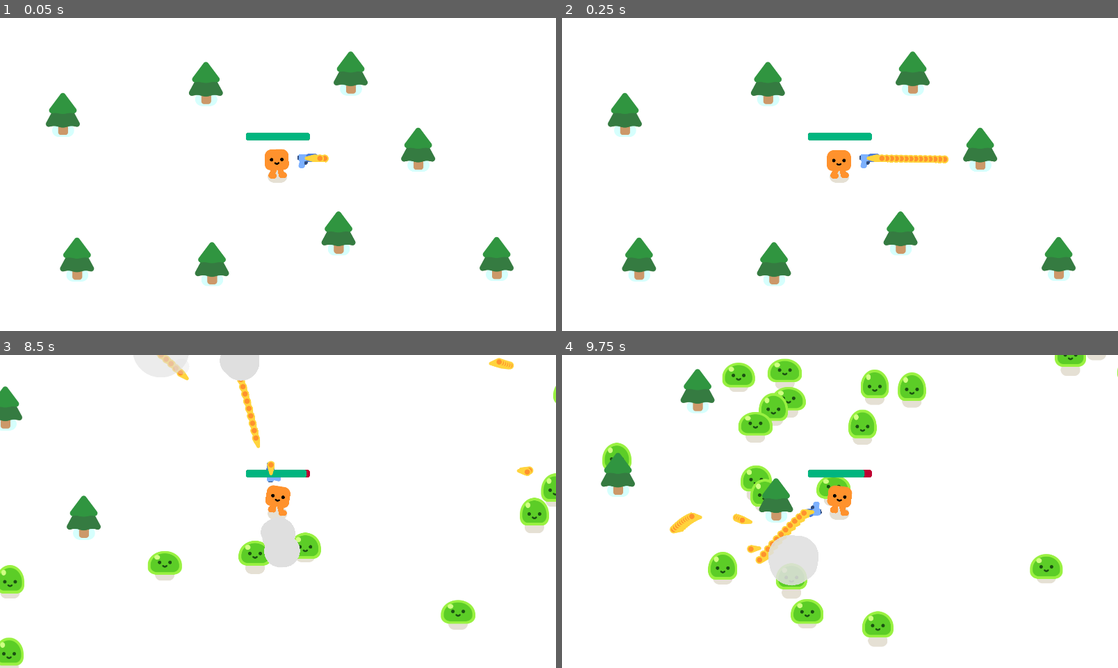
Above: before the commit, frames 1-4 (two rows, left to right).
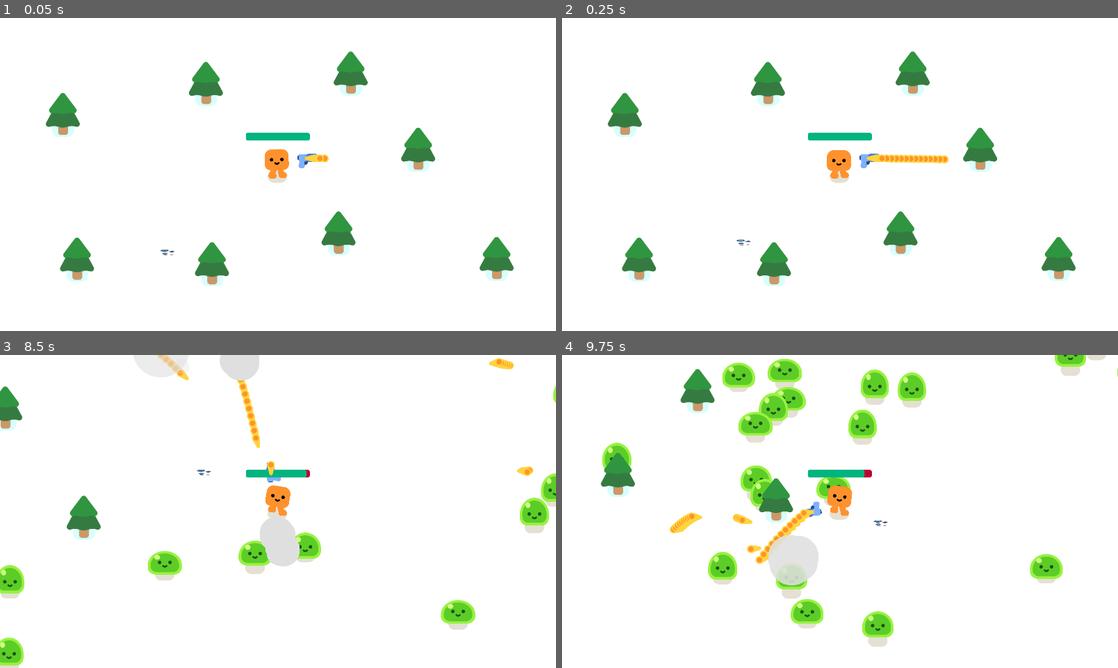
Above: after the commit, the same moments.

Repository: Tonykuang1028/FinalProject
Game: Godot game, scene res://survivors_game.tscn
Two runs of this game, one before a commit and one after it. Both use one fixed random seed, a clock stepped at 60 frames per second and the inputs below.
Inputs:
- Up to frame 1 (0.05 s): no input
- Up to frame 2 (0.25 s): no input
- Up to frame 3 (8.5 s): hold D (move_right) 0.53-1.28 s; hold S (move_down) 1.28-2.03 s; hold D (move_right) 2.03-2.78 s; hold W (move_up) 2.78-3.53 s; hold A (move_left) 3.53-5.03 s; hold S (move_down) 5.03-5.78 s; hold D (move_right) 5.78-6.53 s; hold W (move_up) 6.53-7.28 s; hold D (move_right) 7.28-8.03 s; hold S (move_down) from 8.03 s (still down)
- Up to frame 4 (9.75 s): release S (move_down) at 8.78 s; hold A (move_left) 8.78-9.53 s; hold W (move_up) from 9.53 s (still down)

The runs differ from the first frame. In frame 1, less than 0.1% of the frame differs, in the area x 28-32%, y 74-76%; in frame 2, less than 0.1%; in frame 3, less than 0.1%, in the area x 35-54%, y 36-68%; in frame 4, less than 0.1%.

Commit message:
Tried but decided to do something else

Diff:
--- /dev/null
+++ b/blue_slime.gd
@@ -0,0 +1,29 @@
+extends CharacterBody2D
+
+var health = 1
+
+@onready var player = get_node("/root/Game/Player")
+
+func play_walk():
+	%AnimationPlayer.play("walk")
+
+
+func play_hurt():
+	%AnimationPlayer.play("death")
+	%AnimationPlayer.queue("walk")
+
+
+
+func _physics_process(delta):
+	var direction = global_position.direction_to(player.global_position)
+	velocity = direction * 300.0
+	move_and_slide()
+
+
+
+func take_damage():
+	health -= 1
+	%Slime.play_hurt()
+
+	if health == 0:
+		queue_free()
--- /dev/null
+++ b/blue_slime.tscn
@@ -0,0 +1,147 @@
+[gd_scene load_steps=20 format=3 uid="uid://blnsm3cw7i01d"]
+
+[ext_resource type="Texture2D" uid="uid://4k1o6y1y5g11" path="res://slime.png" id="1_fqay0"]
+[ext_resource type="Script" path="res://blue_slime.gd" id="1_u8apv"]
+
+[sub_resource type="AtlasTexture" id="AtlasTexture_ju245"]
+atlas = ExtResource("1_fqay0")
+region = Rect2(0, 384, 32, 32)
+
+[sub_resource type="AtlasTexture" id="AtlasTexture_gdm6d"]
+atlas = ExtResource("1_fqay0")
+region = Rect2(32, 384, 32, 32)
+
+[sub_resource type="AtlasTexture" id="AtlasTexture_fhvvh"]
+atlas = ExtResource("1_fqay0")
+region = Rect2(64, 384, 32, 32)
+
+[sub_resource type="AtlasTexture" id="AtlasTexture_i03no"]
+atlas = ExtResource("1_fqay0")
+region = Rect2(96, 384, 32, 32)
+
+[sub_resource type="AtlasTexture" id="AtlasTexture_fed8n"]
+atlas = ExtResource("1_fqay0")
+region = Rect2(128, 384, 32, 32)
+
+[sub_resource type="AtlasTexture" id="AtlasTexture_0ubks"]
+atlas = ExtResource("1_fqay0")
+region = Rect2(0, 0, 32, 32)
+
+[sub_resource type="AtlasTexture" id="AtlasTexture_ax7m6"]
+atlas = ExtResource("1_fqay0")
+region = Rect2(32, 0, 32, 32)
+
+[sub_resource type="AtlasTexture" id="AtlasTexture_x4s6o"]
+atlas = ExtResource("1_fqay0")
+region = Rect2(64, 0, 32, 32)
+
+[sub_resource type="AtlasTexture" id="AtlasTexture_fmdfo"]
+atlas = ExtResource("1_fqay0")
+region = Rect2(96, 0, 32, 32)
+
+[sub_resource type="AtlasTexture" id="AtlasTexture_u8o7o"]
+atlas = ExtResource("1_fqay0")
+region = Rect2(0, 128, 32, 32)
+
+[sub_resource type="AtlasTexture" id="AtlasTexture_w73lb"]
+atlas = ExtResource("1_fqay0")
+region = Rect2(32, 128, 32, 32)
+
+[sub_resource type="AtlasTexture" id="AtlasTexture_jtm1m"]
+atlas = ExtResource("1_fqay0")
+region = Rect2(64, 128, 32, 32)
+
+[sub_resource type="AtlasTexture" id="AtlasTexture_c84c0"]
+atlas = ExtResource("1_fqay0")
+region = Rect2(96, 128, 32, 32)
+
+[sub_resource type="AtlasTexture" id="AtlasTexture_g0a3w"]
+atlas = ExtResource("1_fqay0")
+region = Rect2(128, 128, 32, 32)
+
+[sub_resource type="AtlasTexture" id="AtlasTexture_bdrby"]
+atlas = ExtResource("1_fqay0")
+region = Rect2(160, 128, 32, 32)
+
+[sub_resource type="SpriteFrames" id="SpriteFrames_5fs5h"]
+animations = [{
+"frames": [{
+"duration": 1.0,
+"texture": SubResource("AtlasTexture_ju245")
+}, {
+"duration": 1.0,
+"texture": SubResource("AtlasTexture_gdm6d")
+}, {
+"duration": 1.0,
+"texture": SubResource("AtlasTexture_fhvvh")
+}, {
+"duration": 1.0,
+"texture": SubResource("AtlasTexture_i03no")
+}, {
+"duration": 1.0,
+"texture": SubResource("AtlasTexture_fed8n")
+}],
+"loop": true,
+"name": &"death",
+"speed": 7.0
+}, {
+"frames": [{
+"duration": 1.0,
+"texture": SubResource("AtlasTexture_0ubks")
+}, {
+"duration": 1.0,
+"texture": SubResource("AtlasTexture_ax7m6")
+}, {
+"duration": 1.0,
+"texture": SubResource("AtlasTexture_x4s6o")
+}, {
+"duration": 1.0,
+"texture": SubResource("AtlasTexture_fmdfo")
+}],
+"loop": true,
+"name": &"idle",
+"speed": 5.0
+}, {
+"frames": [{
+"duration": 1.0,
+"texture": SubResource("AtlasTexture_u8o7o")
+}, {
+"duration": 1.0,
+"texture": SubResource("AtlasTexture_w73lb")
+}, {
+"duration": 1.0,
+"texture": SubResource("AtlasTexture_jtm1m")
+}, {
+"duration": 1.0,
+"texture": SubResource("AtlasTexture_c84c0")
+}, {
+"duration": 1.0,
+"texture": SubResource("AtlasTexture_g0a3w")
+}, {
+"duration": 1.0,
+"texture": SubResource("AtlasTexture_bdrby")
+}],
+"loop": true,
+"name": &"walk",
+"speed": 10.0
+}]
+
+[sub_resource type="CircleShape2D" id="CircleShape2D_fethx"]
+
+[node name="BlueSlime" type="CharacterBody2D"]
+script = ExtResource("1_u8apv")
+
+[node name="AnimatedSprite2D" type="AnimatedSprite2D" parent="."]
+position = Vector2(8, -1)
+scale = Vector2(3.32812, 1)
+sprite_frames = SubResource("SpriteFrames_5fs5h")
+animation = &"death"
+frame = 2
+frame_progress = 0.556806
+
+[node name="Area2D" type="Area2D" parent="."]
+collision_layer = 2
+
+[node name="CollisionShape2D" type="CollisionShape2D" parent="Area2D"]
+position = Vector2(1, 26)
+shape = SubResource("CircleShape2D_fethx")
--- a/survivors_game.tscn
+++ b/survivors_game.tscn
@@ -1,8 +1,9 @@
-[gd_scene load_steps=5 format=3 uid="uid://btn6rqffudpog"]
+[gd_scene load_steps=6 format=3 uid="uid://btn6rqffudpog"]
 
 [ext_resource type="Script" path="res://survivors_game.gd" id="1_kls5p"]
 [ext_resource type="PackedScene" uid="uid://be2yma1l3fq8" path="res://player.tscn" id="1_so1bh"]
 [ext_resource type="PackedScene" uid="uid://bkt56macggrho" path="res://pine_tree.tscn" id="2_i21pu"]
+[ext_resource type="PackedScene" uid="uid://blnsm3cw7i01d" path="res://blue_slime.tscn" id="4_8ndoa"]
 
 [sub_resource type="Curve2D" id="Curve2D_wj5uv"]
 _data = {
@@ -90,5 +91,8 @@
 [node name="PineTree8" parent="." instance=ExtResource("2_i21pu")]
 position = Vector2(1712, 888)
 
+[node name="BlueSlime" parent="." instance=ExtResource("4_8ndoa")]
+position = Vector2(557, 825)
+
 [connection signal="health_depleted" from="Player" to="." method="_on_player_health_depleted"]
 [connection signal="timeout" from="Timer" to="." method="_on_timer_timeout"]
Binary file added: slime copy.png
Not shown, added: slime copy.png.import
Binary file added: slime.png
Not shown, added: slime.png.import
Binary file added: smoke_explosion/slime.png
Not shown, added: smoke_explosion/slime.png.import
Not shown, added: .DS_Store
Not shown, changed: characters/.DS_Store
Not shown, changed: pistol/.DS_Store
